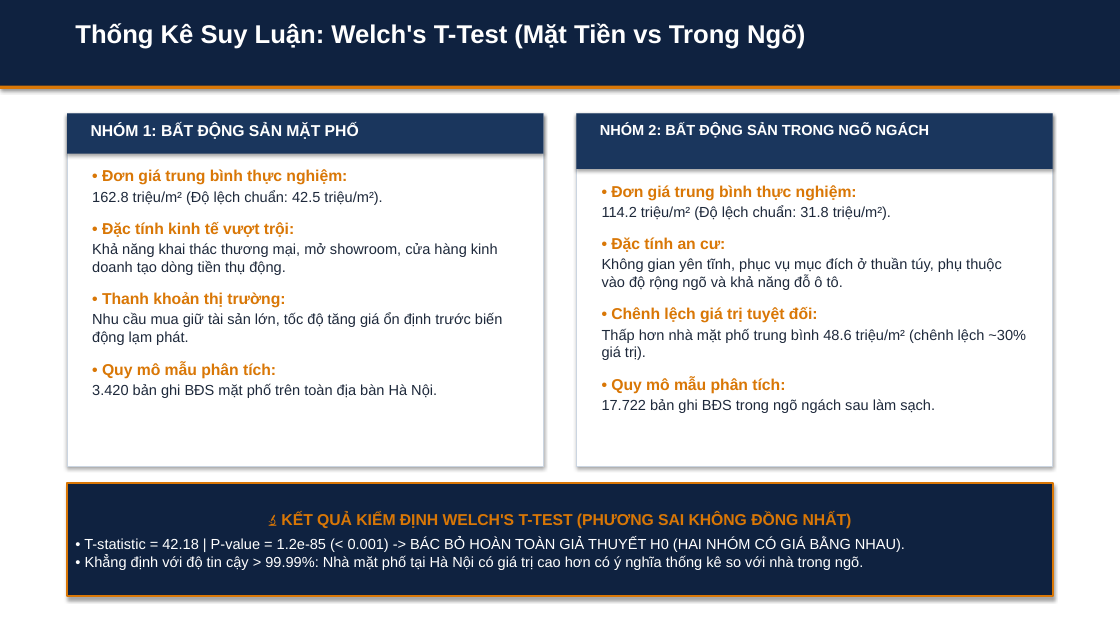
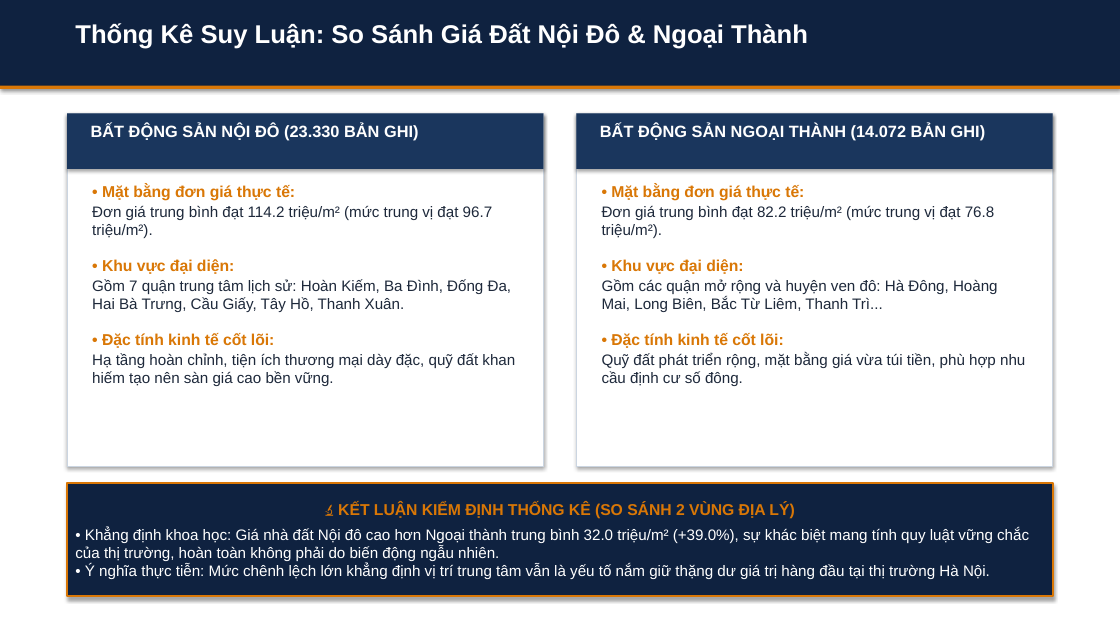
Before and after one commit to HoangLongNguyen-322007/bds_khdl, a slide deck: slide 15 of BAO_CAO_TIEN_DO_SLIDES.pptx. Drawn at 1120x630 pixels with LibreOffice and Linux fonts; fonts in the diff are those of the drawing. Boxes give left, top, right and bottom in pixels: in the first picture for what was removed or moved away, otherwise in the second. Text is boxed around its words. In the diff, an @@ line names an element or a change of style, - is before the commit and + after.

```diff
--- a/BAO_CAO_TIEN_DO_SLIDES.pptx
+++ b/BAO_CAO_TIEN_DO_SLIDES.pptx
@@ text at [75,23,808,49]: text changed @@
-Thống Kê Suy Luận: Welch's T-Test (Mặt Tiền vs Trong Ngõ)
+Thống Kê Suy Luận: So Sánh Giá Đất Nội Đô & Ngoại Thành
@@ rectangle: place and size @@
-rectangle at [67,113,544,154]
+rectangle at [67,113,544,169]
@@ text at [91,123,419,140]: text changed; size 13.5 to 14 pt @@
-NHÓM 1: BẤT ĐỘNG SẢN MẶT PHỐ
+BẤT ĐỘNG SẢN NỘI ĐÔ (23.330 BẢN GHI)
@@ text at [600,123,986,140]: text changed; size 12.5 to 14 pt @@
-NHÓM 2: BẤT ĐỘNG SẢN TRONG NGÕ NGÁCH
+BẤT ĐỘNG SẢN NGOẠI THÀNH (14.072 BẢN GHI)
@@ text at [92,184,515,386]: text changed; size 12.5 to 13 pt @@
-• Đơn giá trung bình thực nghiệm:
-162.8 triệu/m² (Độ lệch chuẩn: 42.5 triệu/m²).
-• Đặc tính kinh tế vượt trội:
-Khả năng khai thác thương mại, mở showroom, cửa hàng kinh doanh tạo dòng tiền thụ động.
-• Thanh khoản thị trường:
-Nhu cầu mua giữ tài sản lớn, tốc độ tăng giá ổn định trước biến động lạm phát.
-• Quy mô mẫu phân tích:
-3.420 bản ghi BĐS mặt phố trên toàn địa bàn Hà Nội.
+• Mặt bằng đơn giá thực tế:
+Đơn giá trung bình đạt 114.2 triệu/m² (mức trung vị đạt 96.7 triệu/m²).
+• Khu vực đại diện:
+Gồm 7 quận trung tâm lịch sử: Hoàn Kiếm, Ba Đình, Đống Đa, Hai Bà Trưng, Cầu Giấy, Tây Hồ, Thanh Xuân.
+• Đặc tính kinh tế cốt lõi:
+Hạ tầng hoàn chỉnh, tiện ích thương mại dày đặc, quỹ đất khan hiếm tạo nên sàn giá cao bền vững.
@@ text at [602,184,1025,386]: text changed; size 12.5 to 13 pt @@
-• Đơn giá trung bình thực nghiệm:
-114.2 triệu/m² (Độ lệch chuẩn: 31.8 triệu/m²).
-• Đặc tính an cư:
-Không gian yên tĩnh, phục vụ mục đích ở thuần túy, phụ thuộc vào độ rộng ngõ và khả năng đỗ ô tô.
-• Chênh lệch giá trị tuyệt đối:
-Thấp hơn nhà mặt phố trung bình 48.6 triệu/m² (chênh lệch ~30% giá trị).
-• Quy mô mẫu phân tích:
-17.722 bản ghi BĐS trong ngõ ngách sau làm sạch.
+• Mặt bằng đơn giá thực tế:
+Đơn giá trung bình đạt 82.2 triệu/m² (mức trung vị đạt 76.8 triệu/m²).
+• Khu vực đại diện:
+Gồm các quận mở rộng và huyện ven đô: Hà Đông, Hoàng Mai, Long Biên, Bắc Từ Liêm, Thanh Trì...
+• Đặc tính kinh tế cốt lõi:
+Quỹ đất phát triển rộng, mặt bằng giá vừa túi tiền, phù hợp nhu cầu định cư số đông.
@@ text in rectangle at [75,502,1029,579]: text changed; size 12.5 to 13 pt @@
-🔬 KẾT QUẢ KIỂM ĐỊNH WELCH'S T-TEST (PHƯƠNG SAI KHÔNG ĐỒNG NHẤT)
-• T-statistic = 42.18 | P-value = 1.2e-85 (< 0.001) -> BÁC BỎ HOÀN TOÀN GIẢ THUYẾT H0 (HAI NHÓM CÓ GIÁ BẰNG NHAU).
-• Khẳng định với độ tin cậy > 99.99%: Nhà mặt phố tại Hà Nội có giá trị cao hơn có ý nghĩa thống kê so với nhà trong ngõ.
+🔬 KẾT LUẬN KIỂM ĐỊNH THỐNG KÊ (SO SÁNH 2 VÙNG ĐỊA LÝ)
+• Khẳng định khoa học: Giá nhà đất Nội đô cao hơn Ngoại thành trung bình 32.0 triệu/m² (+39.0%), sự khác biệt mang tính quy luật vững chắc của thị trường, hoàn toàn không phải do biến động ngẫu nhiên.
+• Ý nghĩa thực tiễn: Mức chênh lệch lớn khẳng định vị trí trung tâm vẫn là yếu tố nắm giữ thặng dư giá trị hàng đầu tại thị trường Hà Nội.
```
Also in this commit, not shown: 22 other slides changed, 7 other files.
